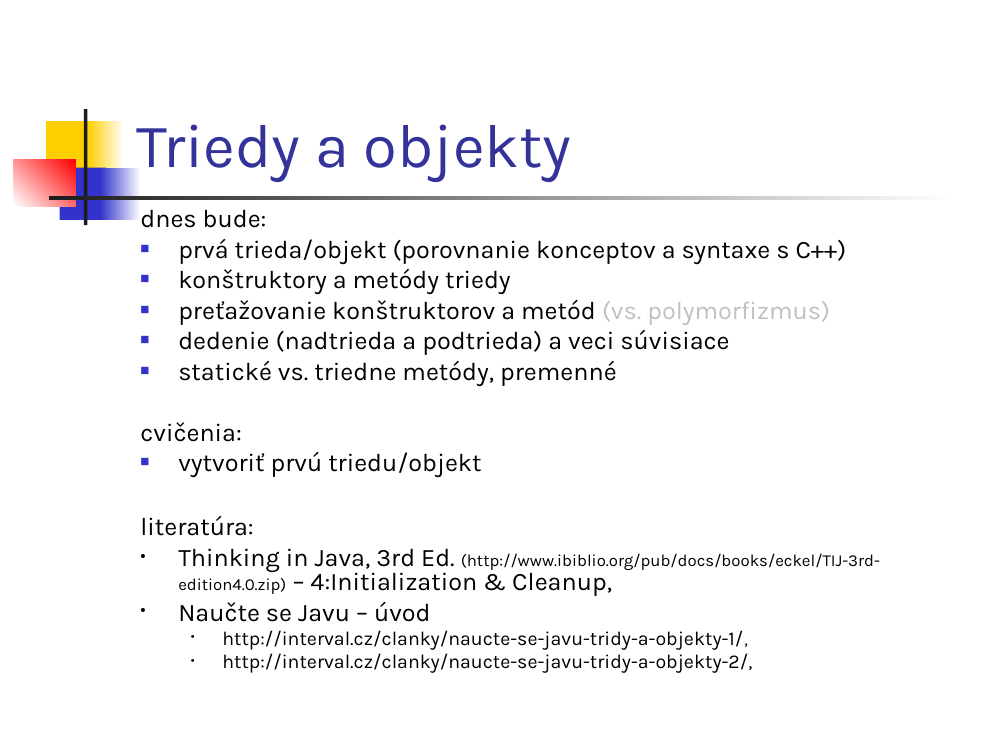
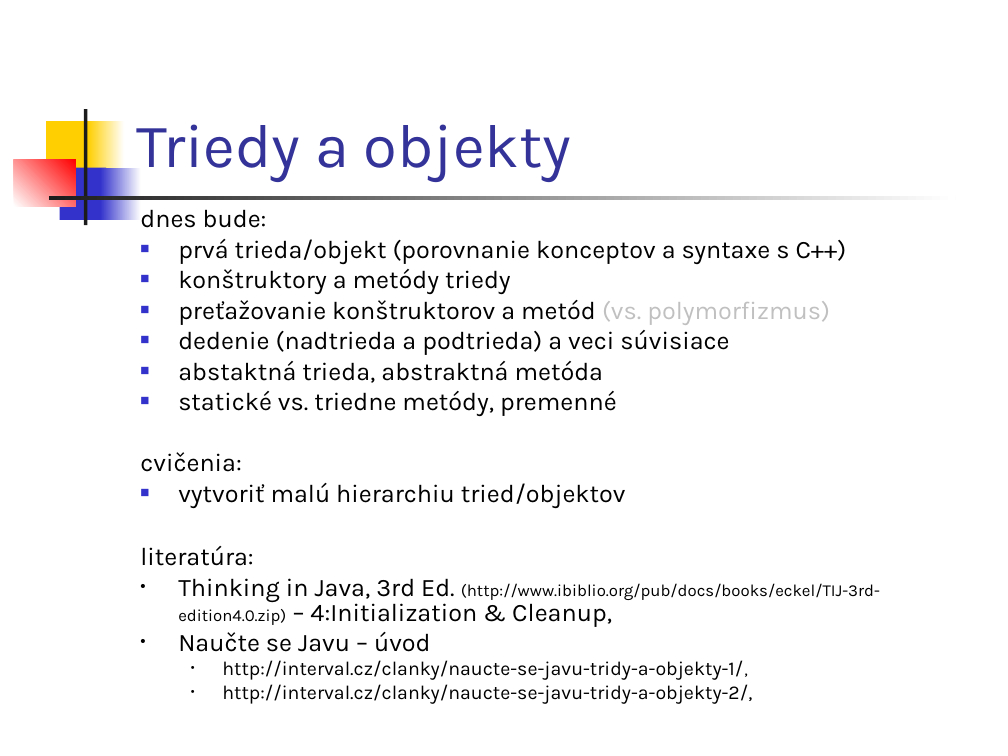
Before and after one commit to Programovanie4/Prednasky, a slide deck: slide 2 of 03/03_java.ppt. Drawn at 1008x756 pixels with LibreOffice and Linux fonts; fonts in the diff are those of the drawing. Boxes give left, top, right and bottom in pixels: in the first picture for what was removed or moved away, otherwise in the second. Text is boxed around its words. In the diff, an @@ line names an element or a change of style, - is before the commit and + after.

```diff
--- a/03/03_java.ppt
+++ b/03/03_java.ppt
@@ text at box(178, 361, 604, 383): paragraph added @@
+■ abstaktná trieda, abstraktná metóda
@@ text at box(178, 483, 626, 508): text changed @@
-■ vytvoriť prvú triedu/objekt
+■ vytvoriť malú hierarchiu tried/objektov
```
Also in this commit, not shown: 8 other slides changed, 6 slides added, 1 other file.
